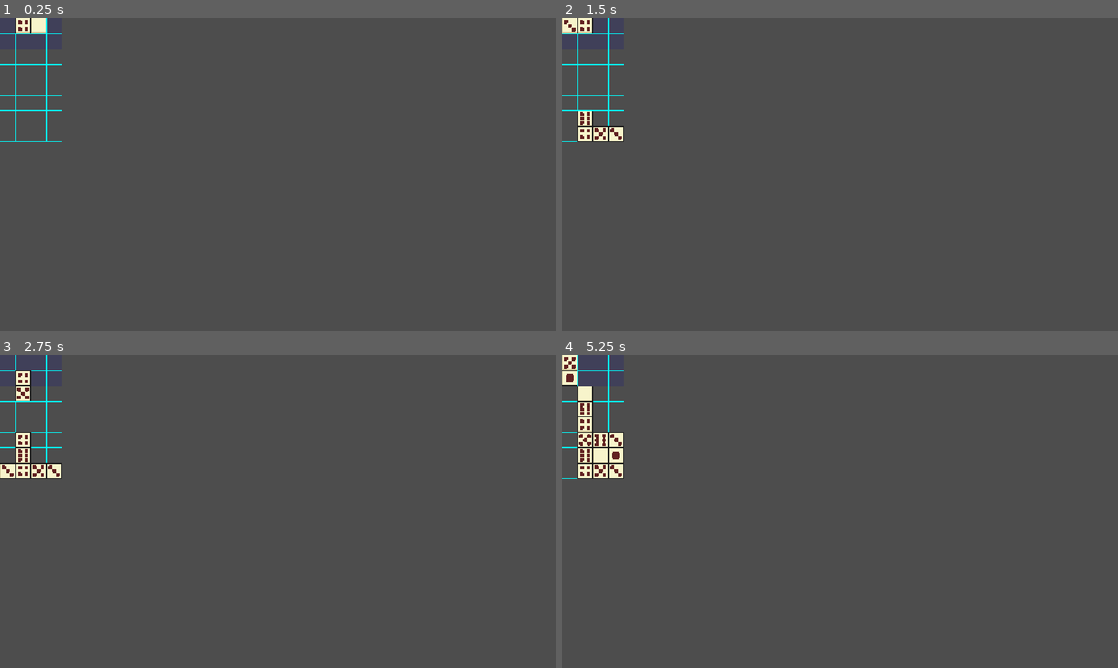
Above: before the commit, frames 1-4 (two rows, left to right).
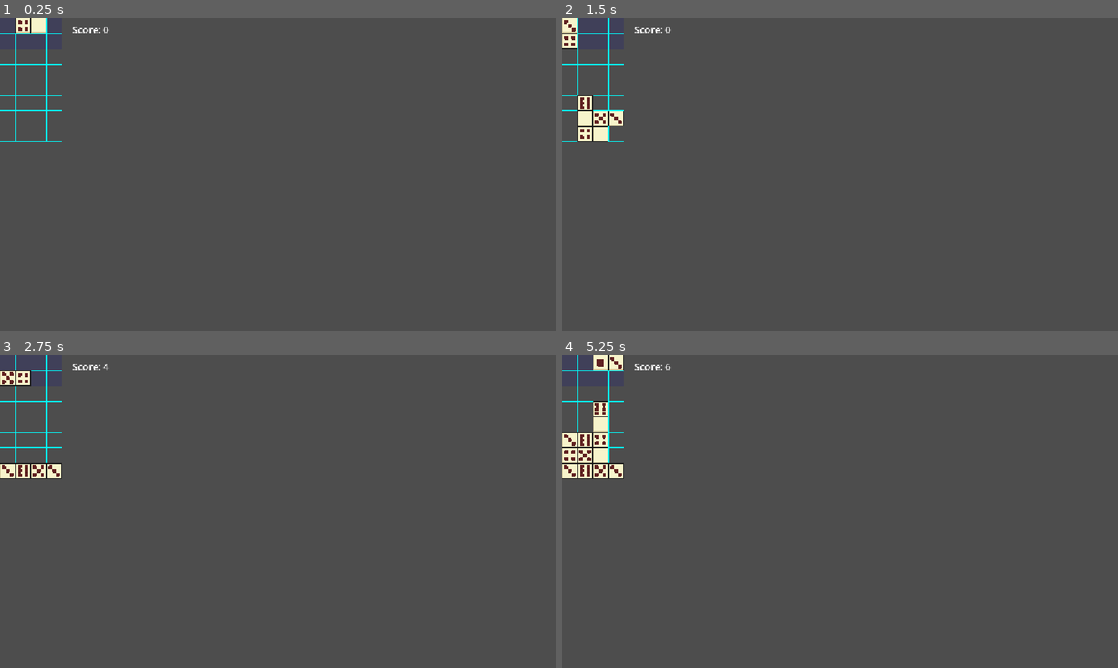
Above: after the commit, the same moments.

Repository: dreadnought24-rgb/dampati
Game: Godot game, scene res://main.tscn
Two runs of this game, one before a commit and one after it. Both use one fixed random seed, a clock stepped at 60 frames per second and the inputs below. The project has no main scene, so this scene is started directly.
Inputs:
- Up to frame 1 (0.25 s): no input
- Up to frame 2 (1.5 s): tap Enter (ui_accept) at 0.5, 0.77, 1.25 s; hold Right (ui_right) 0.53-1.28 s; tap Z (rotate, bound only after the commit) at 0.6, 1.35 s; hold Left (ui_left) from 1.28 s (still down)
- Up to frame 3 (2.75 s): tap Enter (ui_accept) at 1.52 s; release Left (ui_left) at 2.03 s; hold Right (ui_right) from 2.03 s (still down); tap Z (rotate, bound only after the commit) at 2.1 s
- Up to frame 4 (5.25 s): release Right (ui_right) at 2.78 s; hold Up (ui_up) 2.78-3.53 s; tap Z (rotate, bound only after the commit) every 0.75 s from 2.85 to 5.1 s; tap Enter (ui_accept) at 3.02, 3.5, 3.77, 4.25, 4.52, 5 s; hold Left (ui_left) from 3.53 s (still down)

The runs differ from the first frame. In frame 1, less than 0.1% of the frame differs, in the area x 13-20%, y 2-5%; in frame 2, 1.0%; in frame 3, 0.6%; in frame 4, 2.1%, in the area x 0-20%, y 0-40%.

Commit message:
debug main system

Diff:
--- a/domino_piece.gd
+++ b/domino_piece.gd
@@ -2,7 +2,7 @@
 
 var value_a: int = 0
 var value_b: int = 0
-var orientation: String = "vertical"  # "vertical" atau "horizontal"
+var cell_b_offset: Vector2i = Vector2i(0, 1)
 
 @onready var cell_a: Sprite2D = $CellA
 @onready var cell_b: Sprite2D = $CellB
@@ -23,12 +23,9 @@
 	cell_a.texture = textures[a]
 	cell_b.texture = textures[b]
 
-func set_orientation(new_orientation: String) -> void:
-	orientation = new_orientation
-	if orientation == "vertical":
-		cell_b.position = Vector2(0, 32)
-	else:
-		cell_b.position = Vector2(32, 0)
+func set_cell_b_offset(offset: Vector2i) -> void:
+	cell_b_offset = offset
+	cell_b.position = Vector2(offset.x * 32, offset.y * 32)
 
 func swap_values() -> void:
 	var temp = value_a
--- a/main.gd
+++ b/main.gd
@@ -4,56 +4,65 @@
 const GRID_COLS := 4
 const GRID_ROWS := 8
 const SPAWN_ROWS := 2
+const NO_PARTNER := Vector2i(-1, -1)
 
 const DOMINO_CARD_SCENE := preload("res://domino_card.tscn")
 const DOMINO_PIECE_SCENE := preload("res://domino_piece.tscn")
 
+const FALL_STEP_DELAY := 0.15  # jeda tiap kartu turun 1 baris (detik), bisa disesuaikan
+
+@onready var score_label: Label = $CanvasLayer/Label
+@onready var game_over_layer: CanvasLayer = $GameOverLayer
+@onready var game_over_label: Label = $GameOverLayer/Label
+
 var grid_data: Array = []
 var grid_nodes: Array = []
+var grid_partner: Array = []
 var score: int = 0
 
 var current_piece: Node2D = null
 var current_col: int = 0
 var current_row: int = 0
-var current_orientation: String = "vertical"
+var current_offset: Vector2i = Vector2i(0, 1)
 
 func _ready() -> void:
 	print("Grid siap: ", GRID_COLS, "x", GRID_ROWS)
 	init_grid_data()
 	spawn_piece()
+	update_score_label()
 
 func init_grid_data() -> void:
 	grid_data.clear()
 	grid_nodes.clear()
+	grid_partner.clear()
 	for row in range(GRID_ROWS):
 		var row_data := []
 		var row_nodes := []
+		var row_partner := []
 		for col in range(GRID_COLS):
 			row_data.append(-1)
 			row_nodes.append(null)
+			row_partner.append(NO_PARTNER)
 		grid_data.append(row_data)
 		grid_nodes.append(row_nodes)
+		grid_partner.append(row_partner)
 
 func grid_to_pixel(col: int, row: int) -> Vector2:
 	return Vector2(col * CELL_SIZE, row * CELL_SIZE)
 
-# Posisi sel B relatif terhadap sel A (anchor), tergantung orientasi
-func get_cell_b_pos(col: int, row: int, orientation: String) -> Vector2i:
-	if orientation == "vertical":
-		return Vector2i(col, row + 1)
+func get_cell_b_pos(col: int, row: int, offset: Vector2i) -> Vector2i:
+	return Vector2i(col + offset.x, row + offset.y)
+
+func spawn_piece() -> void:
+	current_offset = Vector2i(0, 1) if randi() % 2 == 0 else Vector2i(1, 0)
+
+	if current_offset.x == 1:
+		current_col = randi() % (GRID_COLS - 1)
 	else:
-		return Vector2i(col + 1, row)
-
-func spawn_piece() -> void:
-	current_orientation = "vertical" if randi() % 2 == 0 else "horizontal"
-
-	if current_orientation == "vertical":
 		current_col = randi() % GRID_COLS
-	else:
-		current_col = randi() % (GRID_COLS - 1)
 	current_row = 0
 
-	var cell_b = get_cell_b_pos(current_col, current_row, current_orientation)
+	var cell_b = get_cell_b_pos(current_col, current_row, current_offset)
 
 	if grid_data[current_row][current_col] != -1 or grid_data[cell_b.y][cell_b.x] != -1:
 		game_over()
@@ -61,7 +70,7 @@
 
 	current_piece = DOMINO_PIECE_SCENE.instantiate()
 	add_child(current_piece)
-	current_piece.set_orientation(current_orientation)
+	current_piece.set_cell_b_offset(current_offset)
 	current_piece.set_values(randi() % 7, randi() % 7)
 	current_piece.position = grid_to_pixel(current_col, current_row)
 
@@ -71,7 +80,7 @@
 	if grid_data[new_row][new_col] != -1:
 		return false
 
-	var cell_b = get_cell_b_pos(new_col, new_row, current_orientation)
+	var cell_b = get_cell_b_pos(new_col, new_row, current_offset)
 	if cell_b.x < 0 or cell_b.x >= GRID_COLS or cell_b.y < 0 or cell_b.y >= GRID_ROWS:
 		return false
 	if grid_data[cell_b.y][cell_b.x] != -1:
@@ -85,6 +94,18 @@
 		current_col = new_col
 		current_piece.position = grid_to_pixel(current_col, current_row)
 
+func try_rotate() -> void:
+	var new_offset = Vector2i(-current_offset.y, current_offset.x)
+	var cell_b = get_cell_b_pos(current_col, current_row, new_offset)
+
+	if cell_b.x < 0 or cell_b.x >= GRID_COLS or cell_b.y < 0 or cell_b.y >= GRID_ROWS:
+		return
+	if grid_data[cell_b.y][cell_b.x] != -1:
+		return
+
+	current_offset = new_offset
+	current_piece.set_cell_b_offset(new_offset)
+
 func _process(delta: float) -> void:
 	if current_piece == null:
 		return
@@ -96,6 +117,9 @@
 
 	if Input.is_action_just_pressed("ui_up"):
 		current_piece.swap_values()
+
+	if Input.is_action_just_pressed("rotate"):
+		try_rotate()
 
 	if Input.is_action_just_pressed("ui_accept"):
 		hard_drop()
@@ -119,80 +143,216 @@
 	$Timer.start()
 
 func land_piece() -> void:
-	var cell_b = get_cell_b_pos(current_col, current_row, current_orientation)
+	var cell_b = get_cell_b_pos(current_col, current_row, current_offset)
 	var value_a = current_piece.value_a
 	var value_b = current_piece.value_b
 
 	current_piece.queue_free()
 	current_piece = null
 
-	place_card(current_row, current_col, value_a)
-	place_card(cell_b.y, cell_b.x, value_b)
-
-	check_matches()
-	apply_gravity()
+	place_card(current_row, current_col, value_a, cell_b)
+	place_card(cell_b.y, cell_b.x, value_b, Vector2i(current_col, current_row))
+
+	await apply_free_fall()
+	while check_matches():
+		await apply_free_fall()
+
 	spawn_piece()
 
-func place_card(row: int, col: int, value: int) -> void:
+func place_card(row: int, col: int, value: int, partner_pos: Vector2i = NO_PARTNER) -> void:
 	var card = DOMINO_CARD_SCENE.instantiate()
 	add_child(card)
 	card.position = grid_to_pixel(col, row)
 	card.set_value(value)
 	grid_data[row][col] = value
 	grid_nodes[row][col] = card
-
-func check_matches() -> void:
+	grid_partner[row][col] = partner_pos
+
+func check_matches() -> bool:
+	var visited := {}
+	var groups := []
+
 	for row in range(GRID_ROWS):
-		for col in range(GRID_COLS - 1):
-			var a = grid_data[row][col]
-			var b = grid_data[row][col + 1]
-			if a != -1 and a == b:
-				remove_card(row, col)
-				remove_card(row, col + 1)
-				score += 2
-				print("Score: ", score)
-
-	for row in range(GRID_ROWS - 1):
 		for col in range(GRID_COLS):
-			var a = grid_data[row][col]
-			var b = grid_data[row + 1][col]
-			if a != -1 and a == b:
-				remove_card(row, col)
-				remove_card(row + 1, col)
-				score += 2
-				print("Score: ", score)
+			var pos = Vector2i(col, row)
+			if grid_data[row][col] == -1 or visited.has(pos):
+				continue
+			var value = grid_data[row][col]
+			var group = flood_fill(pos, value, visited)
+			if group.size() >= 2:
+				groups.append(group)
+
+	var found_match = false
+
+	for group in groups:
+		if group.size() == 2:
+			var p1 = group[0]
+			var p2 = group[1]
+			# skip kalau cuma 2 kartu dan mereka masih pasangan utuh (belum terpisah)
+			if grid_partner[p1.y][p1.x] == p2:
+				continue
+
+		for pos in group:
+			remove_card(pos.y, pos.x)
+
+		score += group.size()
+		update_score_label()
+		found_match = true
+		print("Score: ", score, " (combo ", group.size(), " kartu)")
+
+	return found_match
+
+func flood_fill(start: Vector2i, value: int, visited: Dictionary) -> Array:
+	var stack = [start]
+	var group = []
+
+	while stack.size() > 0:
+		var pos = stack.pop_back()
+
+		if visited.has(pos):
+			continue
+		if pos.x < 0 or pos.x >= GRID_COLS or pos.y < 0 or pos.y >= GRID_ROWS:
+			continue
+		if grid_data[pos.y][pos.x] != value:
+			continue
+
+		visited[pos] = true
+		group.append(pos)
+
+		stack.append(Vector2i(pos.x + 1, pos.y))
+		stack.append(Vector2i(pos.x - 1, pos.y))
+		stack.append(Vector2i(pos.x, pos.y + 1))
+		stack.append(Vector2i(pos.x, pos.y - 1))
+
+	return group
 
 func remove_card(row: int, col: int) -> void:
+	var partner_pos = grid_partner[row][col]
+	if partner_pos != NO_PARTNER:
+		# yatim-kan pasangannya (kalau pasangannya masih ada di posisi itu)
+		if grid_partner[partner_pos.y][partner_pos.x] == Vector2i(col, row):
+			grid_partner[partner_pos.y][partner_pos.x] = NO_PARTNER
+
 	var node = grid_nodes[row][col]
 	if node != null:
 		node.queue_free()
 	grid_data[row][col] = -1
 	grid_nodes[row][col] = null
-
-func apply_gravity() -> void:
-	for col in range(GRID_COLS):
-		var values = []
-		var nodes = []
-		for row in range(GRID_ROWS):
-			if grid_data[row][col] != -1:
-				values.append(grid_data[row][col])
-				nodes.append(grid_nodes[row][col])
-
-		for row in range(GRID_ROWS):
-			grid_data[row][col] = -1
-			grid_nodes[row][col] = null
-
-		var target_row = GRID_ROWS - 1
-		for i in range(values.size() - 1, -1, -1):
-			grid_data[target_row][col] = values[i]
-			grid_nodes[target_row][col] = nodes[i]
-			nodes[i].position = grid_to_pixel(col, target_row)
-			target_row -= 1
+	grid_partner[row][col] = NO_PARTNER
+
+func apply_free_fall() -> void:
+	var moved = true
+	while moved:
+		moved = free_fall_step()
+		if moved:
+			await get_tree().create_timer(FALL_STEP_DELAY).timeout
+
+func free_fall_step() -> bool:
+	var moved := false
+	var processed := {}
+
+	for row in range(GRID_ROWS - 1, -1, -1):
+		for col in range(GRID_COLS):
+			if grid_data[row][col] == -1:
+				continue
+
+			var pos = Vector2i(col, row)
+			if processed.has(pos):
+				continue
+
+			var partner = grid_partner[row][col]
+
+			if partner == NO_PARTNER:
+				if row + 1 < GRID_ROWS and grid_data[row + 1][col] == -1:
+					move_cell(pos, Vector2i(col, row + 1))
+					moved = true
+				processed[pos] = true
+			else:
+				if processed.has(partner):
+					continue
+
+				var dest_pos = Vector2i(pos.x, pos.y + 1)
+				var dest_partner = Vector2i(partner.x, partner.y + 1)
+				var can_fall = true
+
+				if dest_pos.y >= GRID_ROWS or dest_partner.y >= GRID_ROWS:
+					can_fall = false
+				else:
+					if dest_pos != partner and grid_data[dest_pos.y][dest_pos.x] != -1:
+						can_fall = false
+					if dest_partner != pos and grid_data[dest_partner.y][dest_partner.x] != -1:
+						can_fall = false
+
+				if can_fall:
+					move_pair(pos, partner, dest_pos, dest_partner)
+					moved = true
+
+				processed[pos] = true
+				processed[partner] = true
+
+	return moved
+
+func move_cell(from_pos: Vector2i, to_pos: Vector2i) -> void:
+	grid_data[to_pos.y][to_pos.x] = grid_data[from_pos.y][from_pos.x]
+	grid_nodes[to_pos.y][to_pos.x] = grid_nodes[from_pos.y][from_pos.x]
+	grid_partner[to_pos.y][to_pos.x] = NO_PARTNER
+	grid_nodes[to_pos.y][to_pos.x].position = grid_to_pixel(to_pos.x, to_pos.y)
+
+	grid_data[from_pos.y][from_pos.x] = -1
+	grid_nodes[from_pos.y][from_pos.x] = null
+	grid_partner[from_pos.y][from_pos.x] = NO_PARTNER
+
+func move_pair(pos_a: Vector2i, pos_b: Vector2i, dest_a: Vector2i, dest_b: Vector2i) -> void:
+	var val_a = grid_data[pos_a.y][pos_a.x]
+	var val_b = grid_data[pos_b.y][pos_b.x]
+	var node_a = grid_nodes[pos_a.y][pos_a.x]
+	var node_b = grid_nodes[pos_b.y][pos_b.x]
+
+	grid_data[pos_a.y][pos_a.x] = -1
+	grid_nodes[pos_a.y][pos_a.x] = null
+	grid_partner[pos_a.y][pos_a.x] = NO_PARTNER
+	grid_data[pos_b.y][pos_b.x] = -1
+	grid_nodes[pos_b.y][pos_b.x] = null
+	grid_partner[pos_b.y][pos_b.x] = NO_PARTNER
+
+	grid_data[dest_a.y][dest_a.x] = val_a
+	grid_nodes[dest_a.y][dest_a.x] = node_a
+	grid_partner[dest_a.y][dest_a.x] = dest_b
+	node_a.position = grid_to_pixel(dest_a.x, dest_a.y)
+
+	grid_data[dest_b.y][dest_b.x] = val_b
+	grid_nodes[dest_b.y][dest_b.x] = node_b
+	grid_partner[dest_b.y][dest_b.x] = dest_a
+	node_b.position = grid_to_pixel(dest_b.x, dest_b.y)
 
 func game_over() -> void:
 	print("GAME OVER! Skor akhir: ", score)
 	$Timer.stop()
 	set_process(false)
+	game_over_label.text = "Game Over\nSkor: " + str(score)
+	game_over_layer.visible = true
+
+func _on_restart_button_pressed() -> void:
+	restart_game()
+
+func restart_game() -> void:
+	# Hapus semua kartu yang masih ada di layar
+	for row in range(GRID_ROWS):
+		for col in range(GRID_COLS):
+			if grid_nodes[row][col] != null:
+				grid_nodes[row][col].queue_free()
+
+	if current_piece != null:
+		current_piece.queue_free()
+		current_piece = null
+
+	score = 0
+	update_score_label()
+	init_grid_data()
+	game_over_layer.visible = false
+	set_process(true)
+	$Timer.start()
+	spawn_piece()
 
 func _draw() -> void:
 	var spawn_color = Color(0.2, 0.2, 0.4, 0.5)
@@ -205,3 +365,6 @@
 	for row in range(GRID_ROWS + 1):
 		var y = row * CELL_SIZE
 		draw_line(Vector2(0, y), Vector2(GRID_COLS * CELL_SIZE, y), Color.CYAN, 1.0)
+
+func update_score_label() -> void:
+	score_label.text = "Score: " + str(score)
--- a/main.tscn
+++ b/main.tscn
@@ -8,4 +8,38 @@
 [node name="Timer" type="Timer" parent="." unique_id=2030278574]
 autostart = true
 
+[node name="CanvasLayer" type="CanvasLayer" parent="." unique_id=1855453903]
+
+[node name="Label" type="Label" parent="CanvasLayer" unique_id=1467084184]
+offset_left = 150.0
+offset_top = 10.0
+offset_right = 211.0
+offset_bottom = 33.0
+theme_override_font_sizes/font_size = 20
+text = "Score: 0"
+
+[node name="GameOverLayer" type="CanvasLayer" parent="." unique_id=1253865483]
+visible = false
+
+[node name="ColorRect" type="ColorRect" parent="GameOverLayer" unique_id=1474317654]
+offset_top = 87.0
+offset_right = 128.0
+offset_bottom = 171.0
+color = Color(0, 0, 0, 1)
+
+[node name="Label" type="Label" parent="GameOverLayer" unique_id=599294979]
+offset_left = 20.0
+offset_top = 90.0
+offset_right = 107.0
+offset_bottom = 113.0
+text = "Game Over"
+
+[node name="RestartButton" type="Button" parent="GameOverLayer" unique_id=876818097]
+offset_left = 30.0
+offset_top = 140.0
+offset_right = 95.0
+offset_bottom = 171.0
+text = "Restart"
+
 [connection signal="timeout" from="Timer" to="." method="_on_timer_timeout"]
+[connection signal="pressed" from="GameOverLayer/RestartButton" to="." method="_on_restart_button_pressed"]
--- a/project.godot
+++ b/project.godot
@@ -19,6 +19,14 @@
 window/stretch/mode="canvas_items"
 window/stretch/aspect="expand"
 
+[input]
+
+rotate={
+"deadzone": 0.2,
+"events": [Object(InputEventKey,"resource_local_to_scene":false,"resource_name":"","device":-1,"window_id":0,"alt_pressed":false,"shift_pressed":false,"ctrl_pressed":false,"meta_pressed":false,"pressed":false,"keycode":0,"physical_keycode":90,"key_label":0,"unicode":122,"location":0,"echo":false,"script":null)
+]
+}
+
 [physics]
 
 3d/physics_engine="Jolt Physics"
